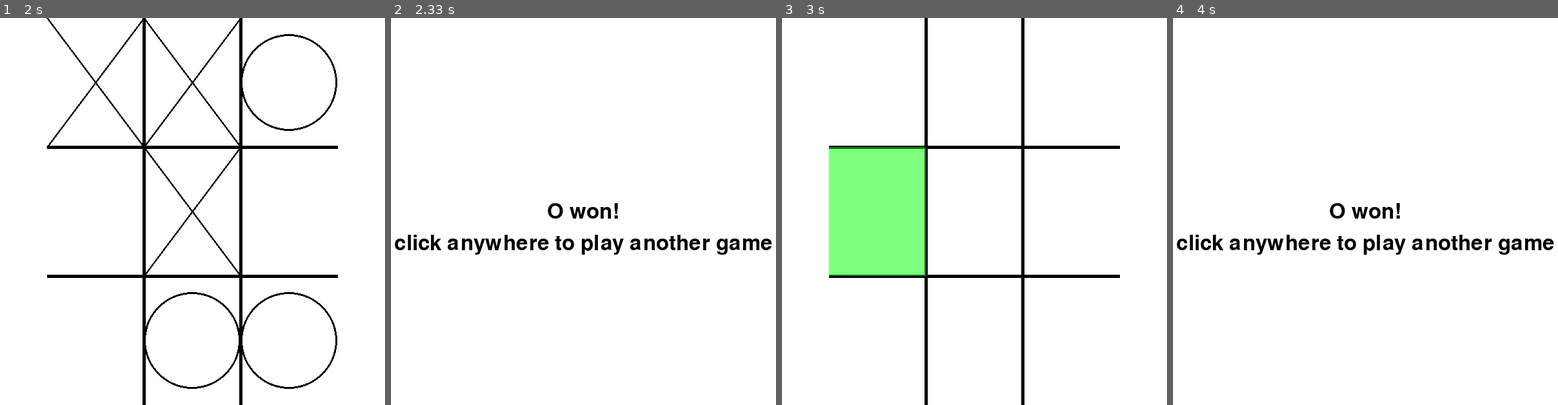
Above: before the commit, frames 1-4 (left to right).
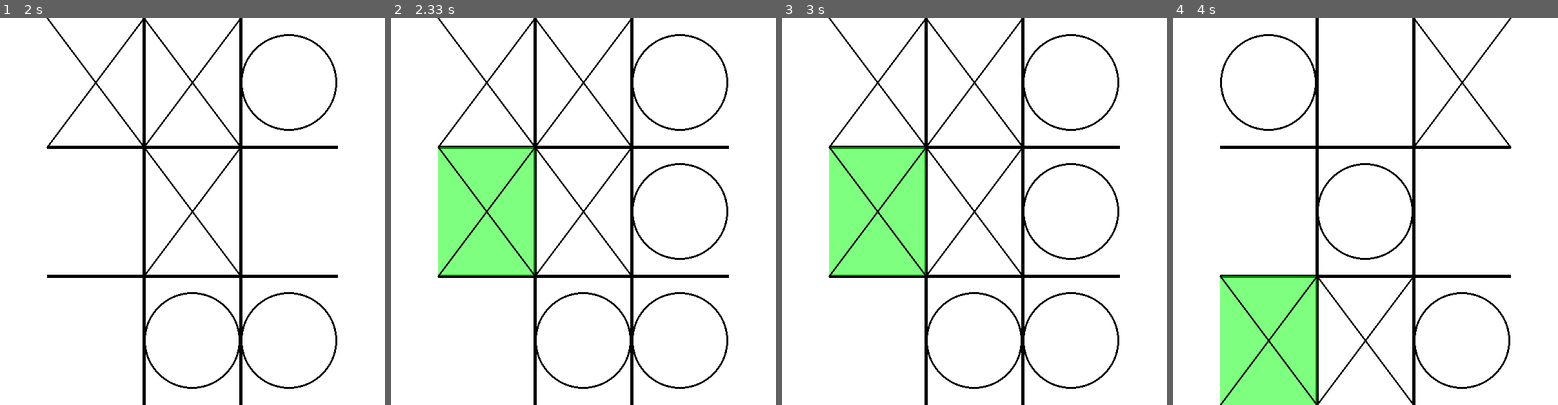
Above: after the commit, the same moments.

Repository: jerukan/tictactoePygame
Game: pygame game, started from src/main.py
Same seed, same stepped clock (60 frames per second), same inputs: the game is played once before the commit and once after it.
Inputs (mouse positions are in pixels of both pictures, inside the frame that each line leads up to):
- Up to frame 1 (2 s): press the mouse at (288, 83) at 0.37 s; move the mouse to (231, 95) at 0.47 s; release the mouse at (173, 107) at 0.6 s; click (154, 196) at 0.72 s; press the mouse at (192, 83) at 1.03 s; move the mouse to (142, 114) at 1.13 s; release the mouse at (92, 149) at 1.27 s; click (154, 312) at 1.38 s; click (107, 87) at 1.72 s
- Up to frame 2 (2.33 s): click (468, 215) at 2.05 s
- Up to frame 3 (3 s): press the mouse at (859, 215) at 2.87 s; move the mouse to (847, 226) at 2.97 s
- Up to frame 4 (4 s): release the mouse at (1226, 234) at 3.1 s; press the mouse at (1461, 83) at 3.2 s; move the mouse to (1446, 130) at 3.3 s; release the mouse at (1434, 180) at 3.43 s; press the mouse at (1365, 339) at 3.53 s; move the mouse to (1369, 339) at 3.63 s; release the mouse at (1373, 335) at 3.77 s; press the mouse at (1269, 339) at 3.87 s; move the mouse to (1269, 207) at 3.97 s

Frame 1 is identical in both runs. In frame 2, 15% of the frame differs, in the area x 1-99%, y 0-100%; in frame 3, 2.7%; in frame 4, 15%.

Commit message:
These were some changes I guess

Diff:
--- a/src/main.py
+++ b/src/main.py
@@ -1,4 +1,5 @@
-import pygame, time
+import pygame, time, sys
+from pygame.locals import *
 
 from util import *
 from players import *
@@ -26,16 +27,25 @@
 
         while playing:
 
+            for event in pygame.event.get():
+                if event.type == QUIT:
+                    pygame.quit()
+                    sys.exit()
+
             for playa in players:
 
                 playa.playTurn(board, game)
 
                 if game.checkWinner(board.board, playa.SYMBOL):
                     playing = False
+                    pygame.display.update()
+                    time.sleep(1)
                     surface.displayWinner(playa.SYMBOL)
                     break
                 elif game.checkTie(board.board):
                     playing = False
+                    pygame.display.update()
+                    time.sleep(1)
                     surface.displayTie()
                     break
 
Not shown, changed: src/.DS_Store
